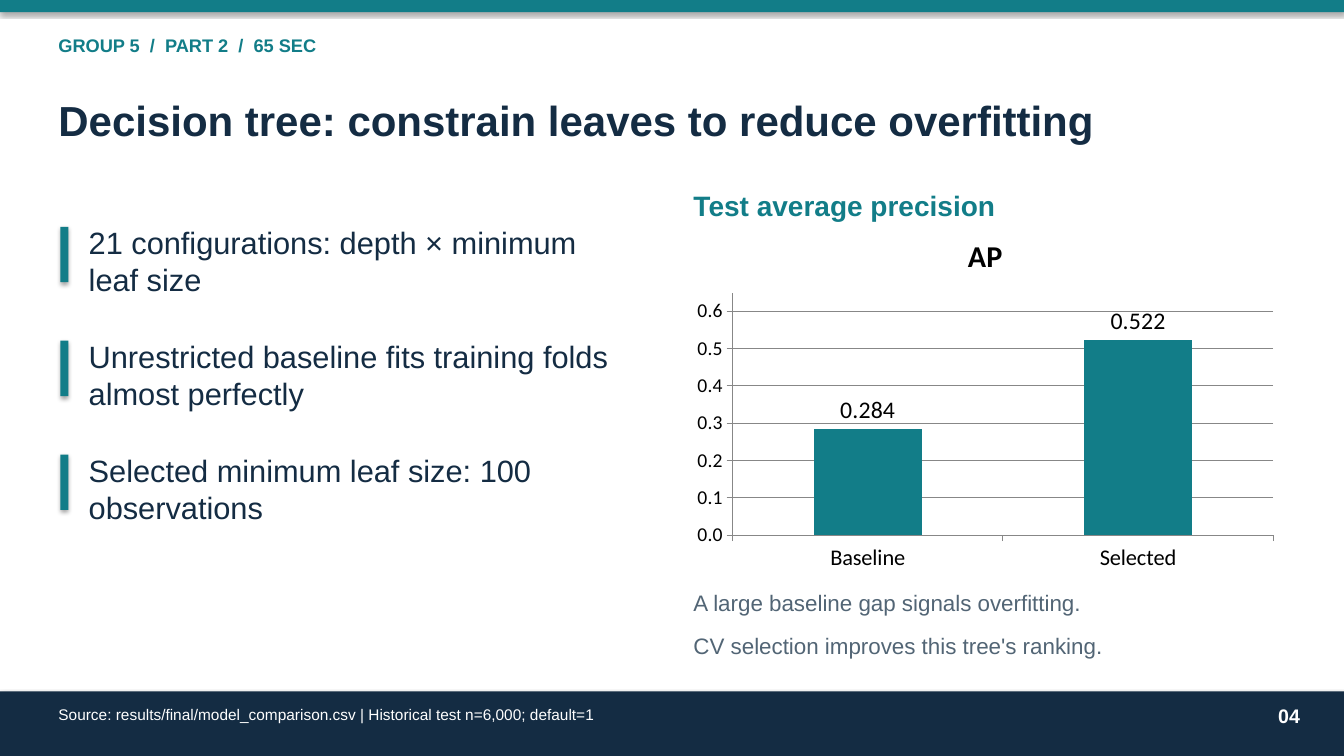
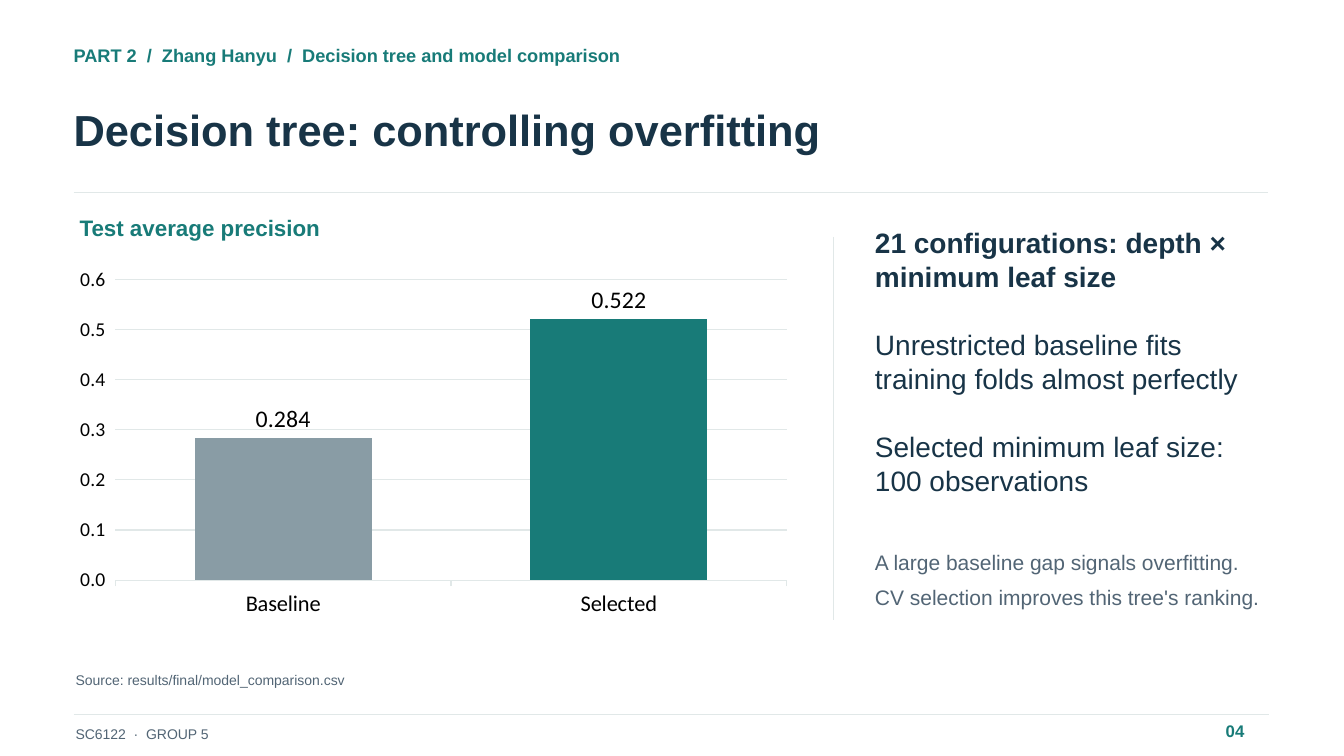
Before and after one commit to IcantFind-a-username/-SC6122-Group5-Credit-Default, a slide deck: slide 4 of submission/Group5_Presentation.pptx. Drawn at 1344x756 pixels with LibreOffice and Linux fonts; fonts in the diff are those of the drawing. Boxes give left, top, right and bottom in pixels: in the first picture for what was removed or moved away, otherwise in the second. Text is boxed around its words. In the diff, an @@ line names an element or a change of style, - is before the commit and + after.

```diff
--- a/submission/Group5_Presentation.pptx
+++ b/submission/Group5_Presentation.pptx
@@ rectangle removed at (0,0,1344,12) @@
@@ text at (74,48,620,66): text changed; text colour #127D88 to #187B78 @@
-GROUP 5 / PART 2 / 65 SEC
+PART 2 / Zhang Hanyu / Decision tree and model comparison
@@ text at (74,114,820,154): text changed; size 30 to 31 pt; text colour #142C43 to #183447 @@
-Decision tree: constrain leaves to reduce overfitting
+Decision tree: controlling overfitting
@@ line added from (74, 193) to (1268, 193), #E1E8E8 1 pt @@
@@ rectangle removed at (60,227,69,282) @@
@@ text "Test average precision": place and size @@
-text "Test average precision" at (693,195,995,221)
+text "Test average precision" at (80,219,320,241)
@@ text "Test average precision" at (80,219,320,241): size 20 to 16 pt, text colour #127D88 to #187B78; less space between paragraphs @@
@@ column chart removed at (686,217,1286,580) @@
-title "AP"
-categories: Baseline, Selected
-AP: 0.284, 0.522
@@ line added from (834, 237) to (834, 620), #E1E8E8 1 pt @@
@@ text "21 configurations: depth × minimum ...": place and size @@
-text "21 configurations: depth × minimum ..." at (89,231,577,292)
+text "21 configurations: depth × minimum ..." at (875,232,1202,288)
@@ text "21 configurations: depth × minimum ..." at (875,232,1202,288): size 22 to 20 pt, text colour #142C43 to #183447, bold on; less space between paragraphs @@
@@ column chart added at (66,247,802,625) @@
+categories: Baseline, Selected
+Series 1: 0.284, 0.522
@@ text "Unrestricted baseline fits training folds ..." at (875,334,1238,394): size 22 to 20 pt, text colour #142C43 to #183447; less space between paragraphs @@
@@ text "Unrestricted baseline fits training folds ...": place and size @@
-text "Unrestricted baseline fits training folds ..." at (89,345,608,411)
+text "Unrestricted baseline fits training folds ..." at (875,334,1238,394)
@@ rectangle removed at (60,341,69,396) @@
@@ text "Selected minimum leaf size: 100 ...": place and size @@
-text "Selected minimum leaf size: 100 ..." at (89,459,531,520)
+text "Selected minimum leaf size: 100 ..." at (875,436,1224,492)
@@ text "Selected minimum leaf size: 100 ..." at (875,436,1224,492): size 22 to 20 pt, text colour #142C43 to #183447; less space between paragraphs @@
@@ rectangle removed at (60,455,69,510) @@
@@ text "A large baseline gap signals ...": place and size @@
-text "A large baseline gap signals ..." at (693,595,1102,659)
+text "A large baseline gap signals ..." at (875,555,1259,609)
@@ text "A large baseline gap signals ..." at (875,555,1259,609): size 16 to 15 pt; less space between paragraphs @@
@@ text at (76,675,345,688): text changed; size 11 to 10 pt; text colour #FFFFFF to #526575 @@
-Source: results/final/model_comparison.csv | Historical test n=6,000; default=1
+Source: results/final/model_comparison.csv
@@ rectangle removed at (0,692,1344,756) @@
@@ line added from (74, 715) to (1269, 715), #E1E8E8 1 pt @@
@@ text "04": place and size @@
-text "04" at (1278,709,1300,724)
+text "04" at (1226,725,1245,737)
@@ text "04" at (1226,725,1245,737): size 14 to 12 pt, text colour #FFFFFF to #187B78; less space between paragraphs @@
@@ text added at (76,729,209,739), 10 pt, text #526575 @@
+SC6122 · GROUP 5
```
Also in this commit, not shown: 14 other slides changed, 1 slide added, 1 slide removed, 13 other files.
